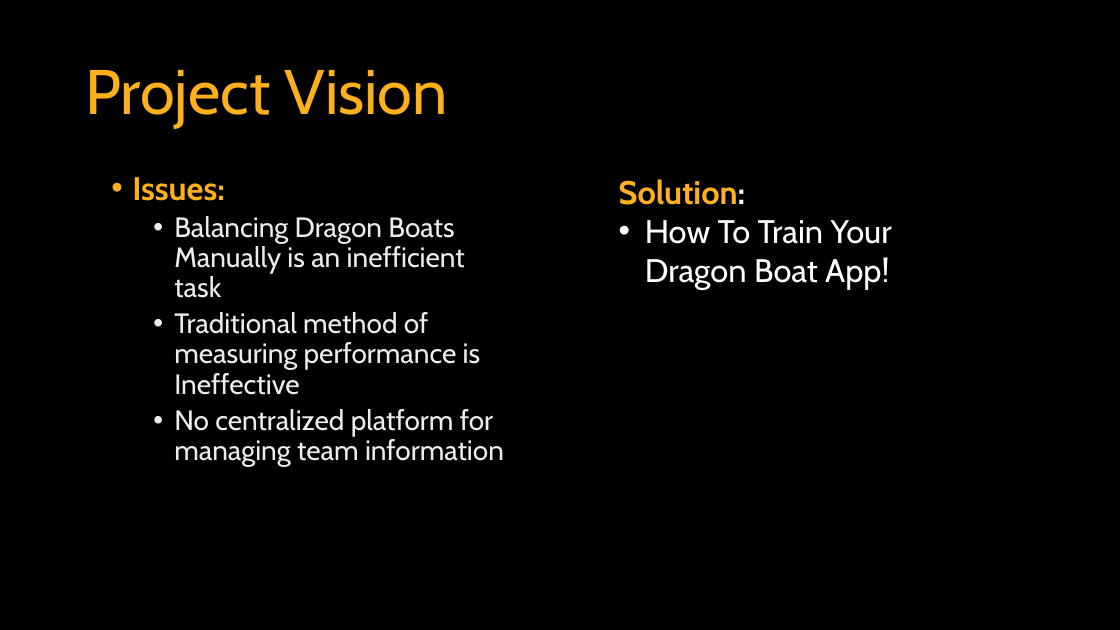
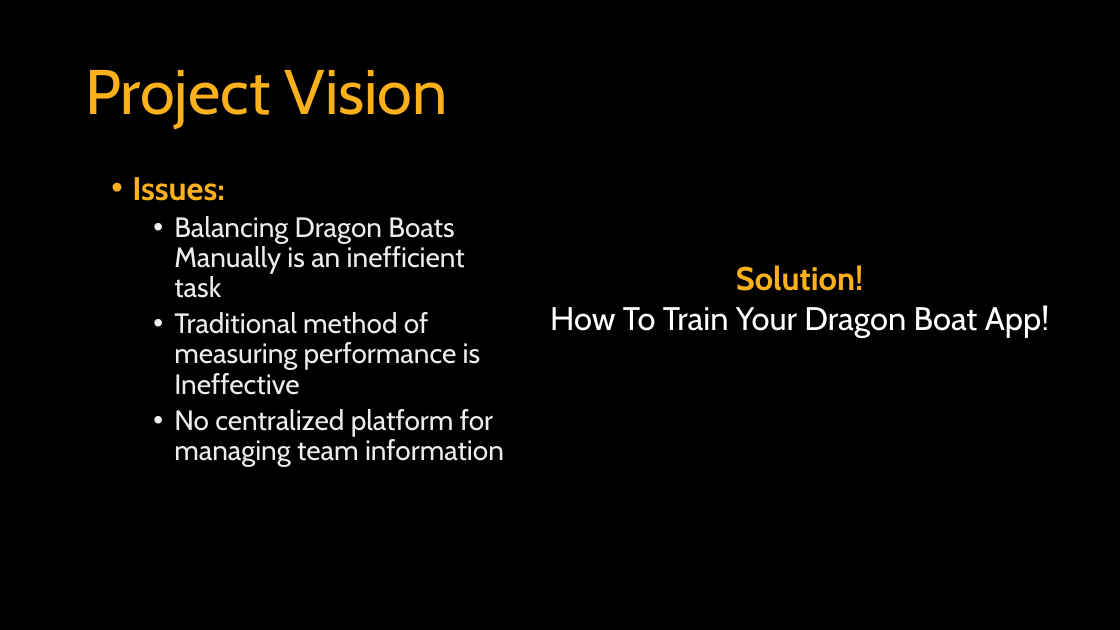
Before and after one commit to AB-Cobb/Capstone, a slide deck: slide 3 of docs/Capstone Presentation.pptx. Drawn at 1120x630 pixels with LibreOffice and Linux fonts; fonts in the diff are those of the drawing; background and template pictures are left out. Boxes give left, top, right and bottom in pixels: in the first picture for what was removed or moved away, otherwise in the second. Text is boxed around its words. In the diff, an @@ line names an element or a change of style, - is before the commit and + after.

```diff
--- a/docs/Capstone Presentation.pptx
+++ b/docs/Capstone Presentation.pptx
@@ text "Solution!": place and size @@
-text "Solution!" at box(619, 179, 892, 290)
+text "Solution!" at box(550, 265, 1049, 338)
@@ text at box(736, 265, 863, 291): text changed @@
-Solution:
+Solution!
@@ text at box(550, 305, 1049, 338): alignment left to centre; bullet • to none @@
```
Also in this commit, not shown: 5 other slides changed.
